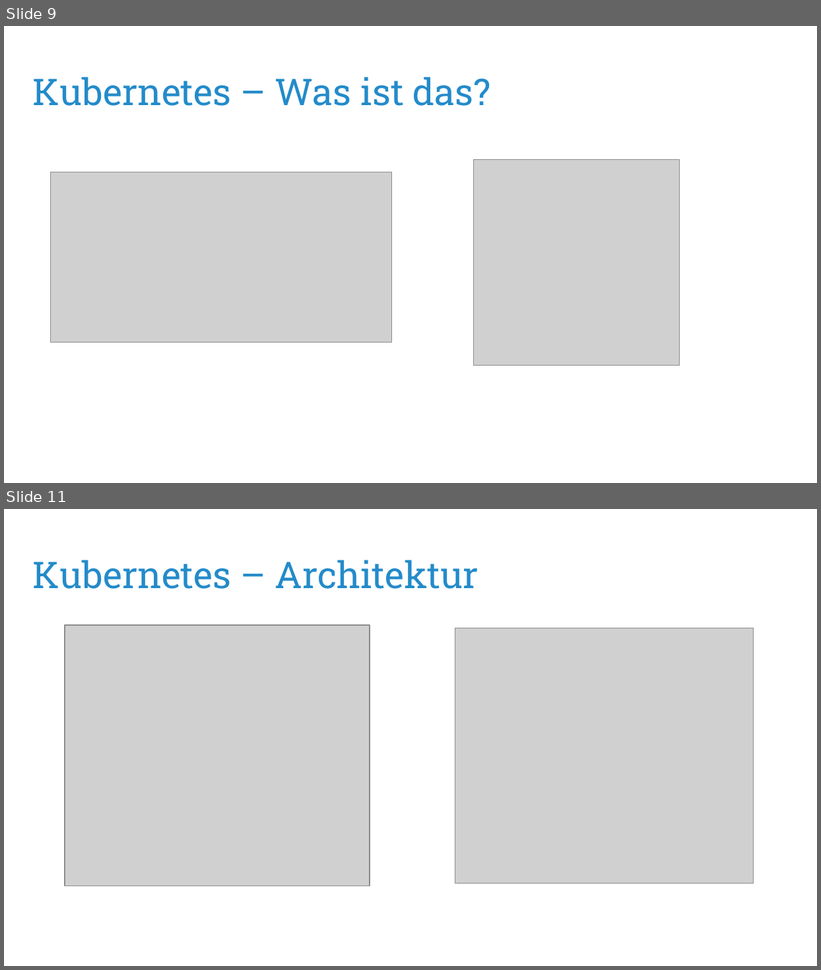
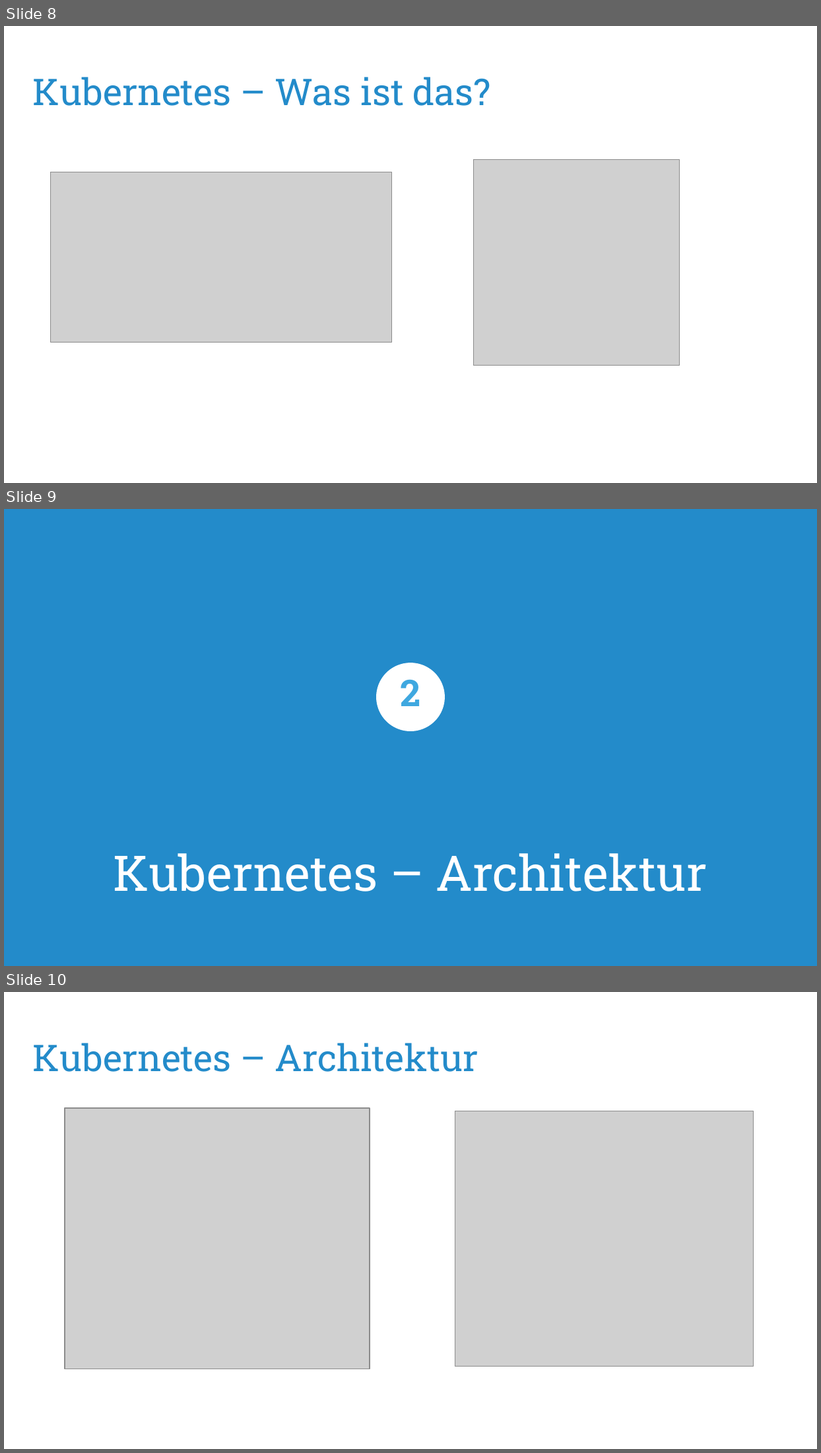
Before and after one commit to puzzle/kubernetes-techlab, a slide deck: presentation/kubernetes-workshop.odp. Shown one above the other, each under a label of ours: slides 9 and 11 before the commit, slides 8, 9 and 10 after it; the slides between them are not shown. The pictures are 821x970 and 821x1453 pixels, drawn with LibreOffice and Linux fonts; fonts in the diff are those of the drawing; grey boxes stand for pictures; background and template pictures are left out. Boxes give left, top, right and bottom in pixels: in the first picture for what was removed or moved away, otherwise in the second. Text is boxed around its words. In the diff, an @@ line names an element or a change of style, - is before the commit and + after.

```diff
--- a/presentation/kubernetes-workshop.odp
+++ b/presentation/kubernetes-workshop.odp
@@ slide 9 added at [4, 509, 817, 966], background #238BCA @@
@@ ellipse added at [377, 663, 446, 732], fill #FFFFFF @@
@@ text added at [400, 679, 420, 706], 36 pt, text #3FA8E0, bold @@
+2
@@ title added at [114, 854, 707, 892], 48 pt, text #FFFFFF @@
+Kubernetes – Architektur
@@ what was slide 9 is now slide 8 @@
@@ what was slide 11 is now slide 10 @@
```
Also in this commit, not shown: 4 slides changed, 16 other slides added, 9 slides removed, 1 other file.
